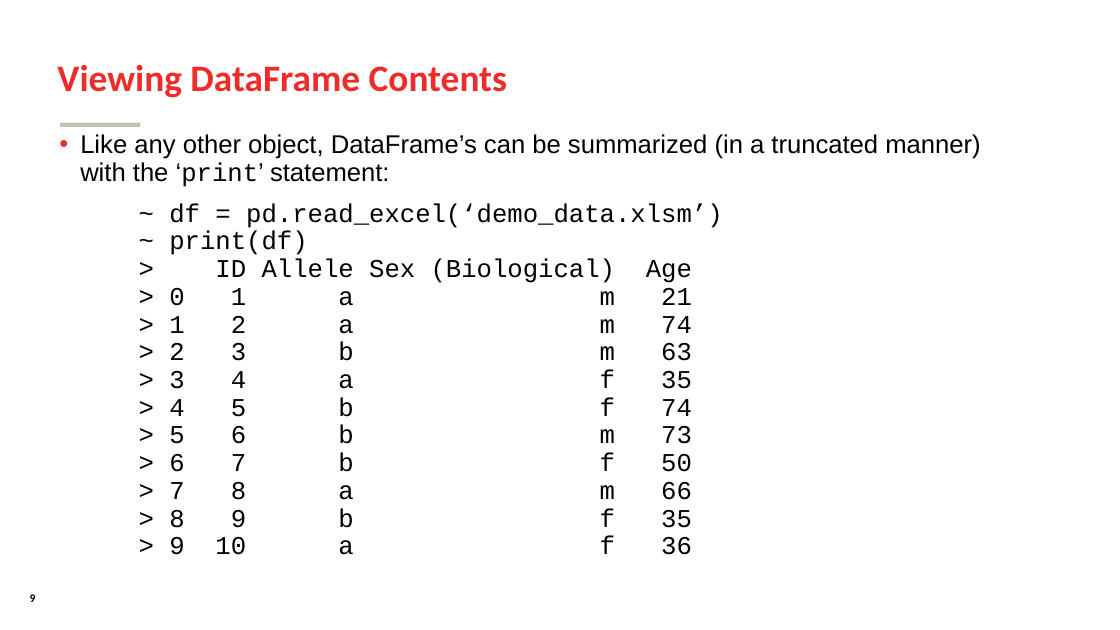
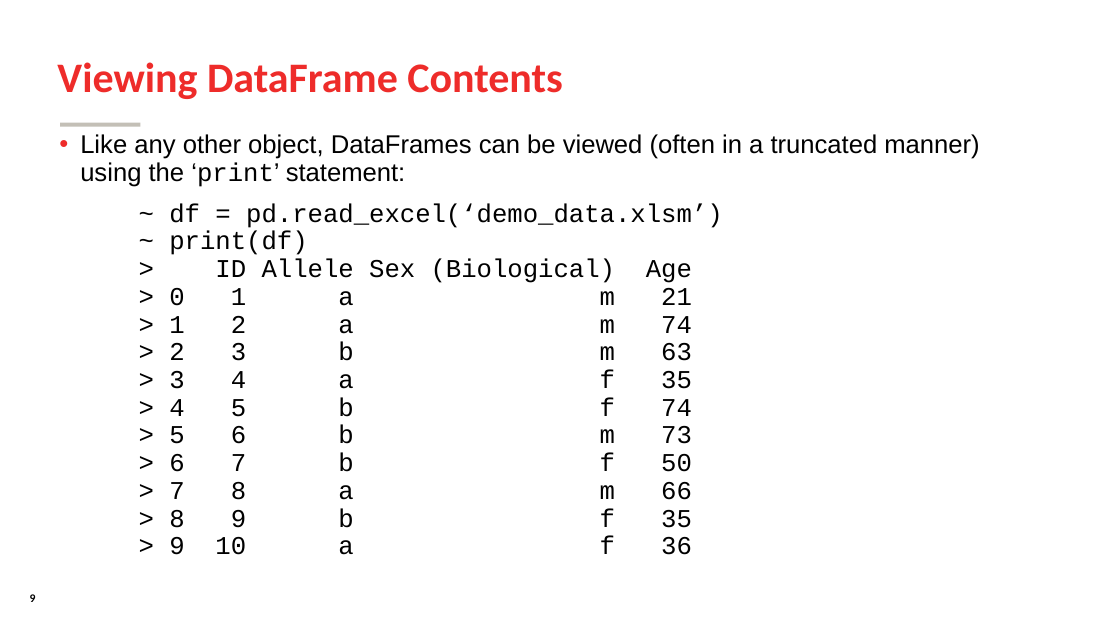
Before and after one commit to SomeoneInParticular/MDPR613_CourseMaterial, a slide deck: slide 9 of PythonCrashCourse/Unit2_DataManagement/Unit2_DataManagement.odp. Drawn at 1120x630 pixels with LibreOffice and Linux fonts; fonts in the diff are those of the drawing; background and template pictures are left out. Boxes give left, top, right and bottom in pixels: in the first picture for what was removed or moved away, otherwise in the second. Text is boxed around its words. In the diff, an @@ line names an element or a change of style, - is before the commit and + after.

```diff
--- a/PythonCrashCourse/Unit2_DataManagement/Unit2_DataManagement.odp
+++ b/PythonCrashCourse/Unit2_DataManagement/Unit2_DataManagement.odp
@@ title "Viewing DataFrame Contents" at [57, 62, 563, 99]: size 32 to 36 pt @@
@@ text at [80, 134, 979, 187]: text changed @@
-• Like any other object, DataFrame’s can be summarized (in a truncated manner) with the ‘print’ statement:
+• Like any other object, DataFrames can be viewed (often in a truncated manner) using the ‘print’ statement:
```
Also in this commit, not shown: 19 other slides changed, 31 other files.
